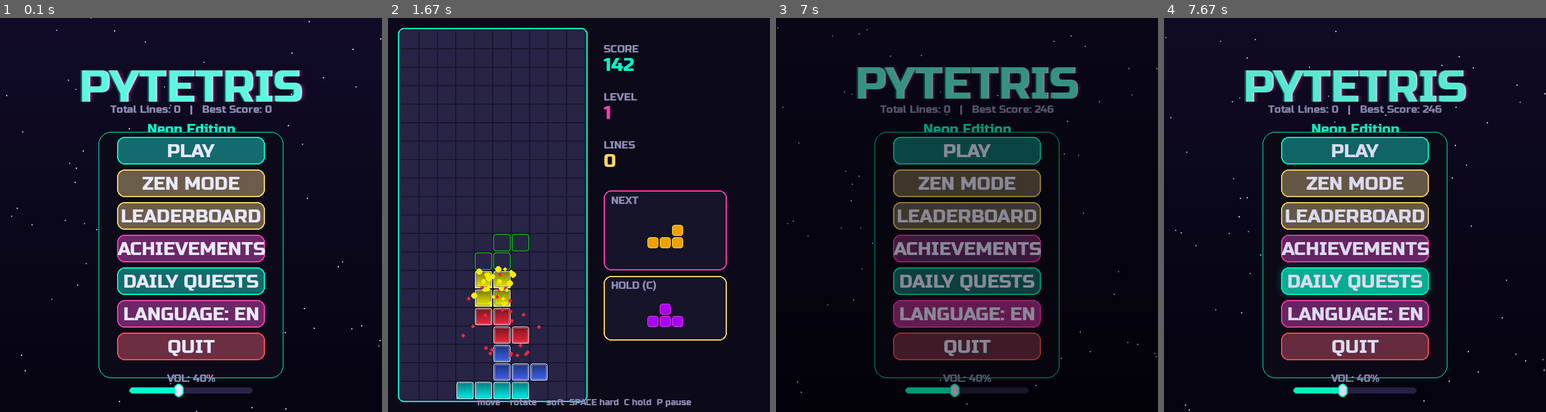
Above: before the commit, frames 1-4 (left to right).
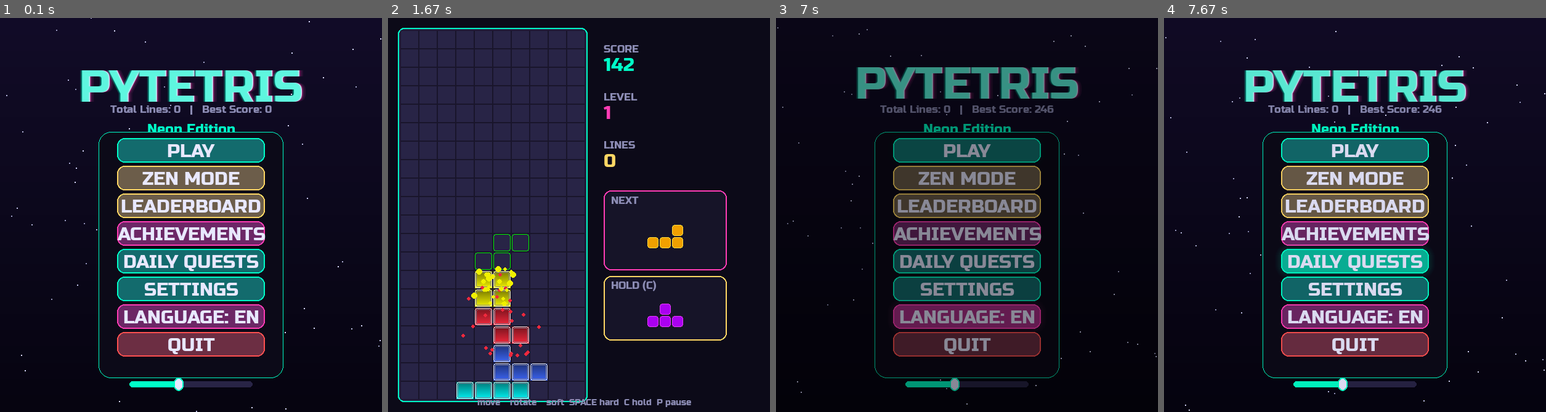
Above: after the commit, the same moments.

Repository: Folombas/PyGame2026
Game: pygame game, started from PyTetris/main.py
The game is run twice, just before and just after one commit, with the same random seed, the same clock (stepped at 60 frames per second) and the same inputs.
Inputs (mouse positions are in pixels of both pictures, inside the frame that each line leads up to):
- Up to frame 1 (0.1 s): no input
- Up to frame 2 (1.67 s): click "PLAY" at 0.38 s; tap Space at 0.67, 1.07, 1.37, 1.57 s; hold Right 1-1.47 s; move the mouse to (712, 262) at 1.03 s; tap C at 1.15 s; hold Up from 1.5 s (still down); move the mouse to (613, 112) at 1.53 s
- Up to frame 3 (7 s): release Up at 1.8 s; hold Right 1.83-2.3 s; move the mouse to (825, 222) at 1.87 s; tap Space at 1.9, 2.2, 2.4, 2.7, 2.97, 3.3, 3.6, 3.73 s; tap Z at 1.98, 3.38 s; hold Left 2.33-2.87 s; move the mouse to (890, 73) at 2.37 s; tap C at 2.48, 3.82 s; hold Down 2.9-3.2 s; move the mouse to (955, 195) at 2.93 s; hold Down 3.23-3.63 s; move the mouse to (902, 364) at 3.27 s; hold Up 3.67-4.03 s; move the mouse to (1112, 317) at 3.7 s; press the mouse at (967, 321) at 4.77 s; move the mouse to (1035, 305) at 4.87 s; move the mouse to (1100, 293) at 4.97 s; release the mouse at (1100, 293) at 5 s; press the mouse at (967, 321) at 5.1 s; move the mouse to (1005, 254) at 5.2 s; move the mouse to (1043, 191) at 5.3 s; release the mouse at (1043, 191) at 5.33 s; press the mouse at (967, 270) at 5.43 s; move the mouse to (1039, 199) at 5.53 s; move the mouse to (1108, 128) at 5.63 s; release the mouse at (1108, 128) at 5.67 s; press the mouse at (967, 270) at 5.77 s; move the mouse to (978, 297) at 5.87 s; move the mouse to (989, 325) at 5.97 s; release the mouse at (989, 325) at 6 s; press the mouse at (967, 321) at 6.1 s; move the mouse to (1031, 325) at 6.2 s; move the mouse to (1096, 329) at 6.3 s; release the mouse at (1096, 329) at 6.33 s; press the mouse at (967, 321) at 6.43 s; move the mouse to (1012, 281) at 6.53 s; move the mouse to (1062, 242) at 6.63 s; release the mouse at (1062, 242) at 6.67 s; click (982, 321) at 6.78 s
- Up to frame 4 (7.67 s): click (1400, 274) at 7.12 s; tap Enter at 7.4 s

The runs differ from the first frame. In frame 1, 14% of the frame differs, in the area x 30-70%, y 30-97%; in frame 2, nothing differs; in frame 3, 13%; in frame 4, 14%.

Commit message:
feat(ui): add SETTINGS state and initialize new toggles/sliders

Diff:
--- a/PyTetris/main.py
+++ b/PyTetris/main.py
@@ -16,7 +16,7 @@
 clock = pygame.time.Clock()
 
 # Состояния
-MENU, PLAY, PAUSE, OVER, SCORES, ACHS, DAILY = range(7)
+MENU, PLAY, PAUSE, OVER, SCORES, ACHS, DAILY, SETTINGS = range(8)
 state = MENU
 transition_alpha = 0
 fade_speed = 15
@@ -42,6 +42,9 @@
 # Глобальные UI элементы
 menu_buttons = []
 volume_slider = None
+sfx_slider = None
+ghost_toggle = None
+shake_toggle = None
 
 def set_state(s):
     global state, transition_alpha
@@ -63,16 +66,22 @@
 def rebuild_menu():
     global menu_buttons, volume_slider
     menu_buttons = [
-        ui.Button(locale.t("play"),  S.WIDTH // 2, 215, 240, 45, lambda: start_game(False)),
-        ui.Button(locale.t("zen"),   S.WIDTH // 2, 268, 240, 45, lambda: start_game(True), accent=S.GOLD),
-        ui.Button(locale.t("lb"),    S.WIDTH // 2, 321, 240, 45, lambda: set_state(SCORES), accent=S.GOLD),
-        ui.Button(locale.t("ach"),   S.WIDTH // 2, 374, 240, 45, lambda: set_state(ACHS), accent=S.ACCENT2),
-        ui.Button(locale.t("daily"), S.WIDTH // 2, 427, 240, 45, lambda: set_state(DAILY), accent=S.ACCENT),
-        ui.Button(locale.t("lang"),  S.WIDTH // 2, 480, 240, 45, toggle_lang, accent=S.ACCENT2),
-        ui.Button(locale.t("quit"),  S.WIDTH // 2, 533, 240, 45, quit_game, accent=S.DANGER),
+        ui.Button(locale.t("play"),  S.WIDTH // 2, 215, 240, 40, lambda: start_game(False)),
+        ui.Button(locale.t("zen"),   S.WIDTH // 2, 260, 240, 40, lambda: start_game(True), accent=S.GOLD),
+        ui.Button(locale.t("lb"),    S.WIDTH // 2, 305, 240, 40, lambda: set_state(SCORES), accent=S.GOLD),
+        ui.Button(locale.t("ach"),   S.WIDTH // 2, 350, 240, 40, lambda: set_state(ACHS), accent=S.ACCENT2),
+        ui.Button(locale.t("daily"), S.WIDTH // 2, 395, 240, 40, lambda: set_state(DAILY), accent=S.ACCENT),
+        ui.Button(locale.t("settings"),S.WIDTH // 2, 440, 240, 40, lambda: set_state(SETTINGS), accent=S.ACCENT),
+        ui.Button(locale.t("lang"),  S.WIDTH // 2, 485, 240, 40, toggle_lang, accent=S.ACCENT2),
+        ui.Button(locale.t("quit"),  S.WIDTH // 2, 530, 240, 40, quit_game, accent=S.DANGER),
     ]
     if volume_slider is None:
-        volume_slider = ui.VolumeSlider(S.WIDTH // 2 - 100, 600, 200, 10)
+        volume_slider = ui.Slider(S.WIDTH // 2 - 100, 590, 200, 10, 0.4)
+
+    global sfx_slider, ghost_toggle, shake_toggle
+    sfx_slider = ui.Slider(S.WIDTH // 2 - 100, 300, 200, 10, 0.6)
+    ghost_toggle = ui.Toggle(S.WIDTH // 2 + 50, 360, 60, 26, True)
+    shake_toggle = ui.Toggle(S.WIDTH // 2 + 50, 420, 60, 26, True)
 
 def start_game(zen=False):
     global run_time
